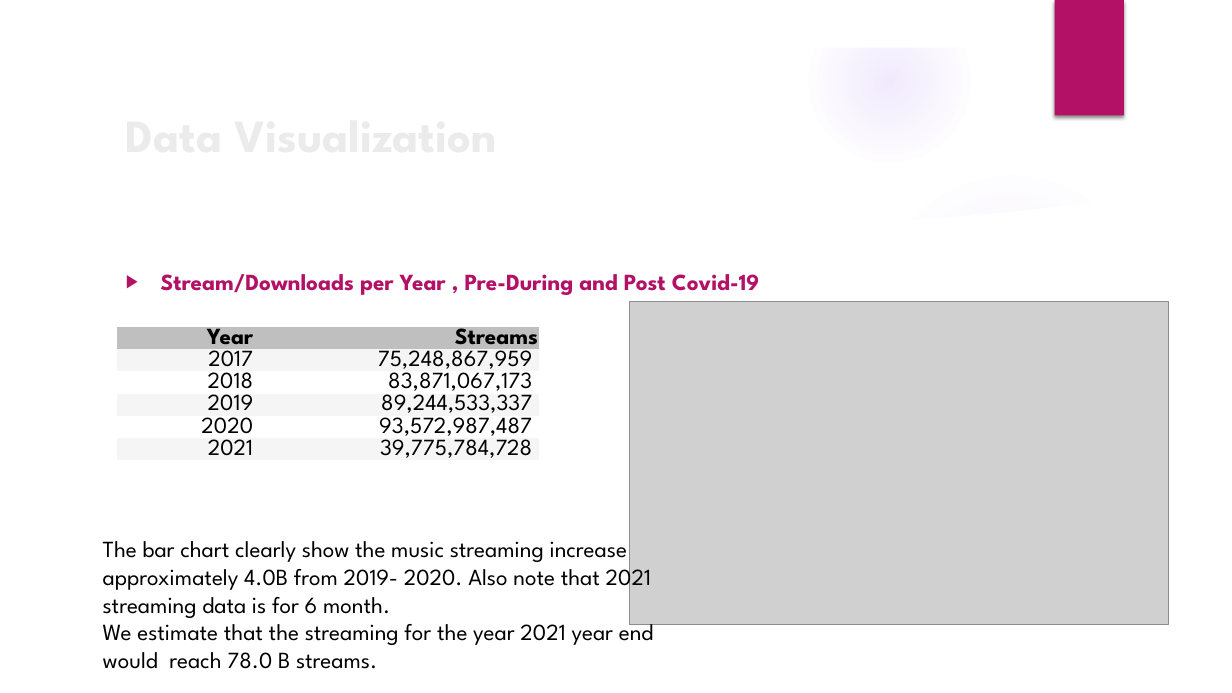
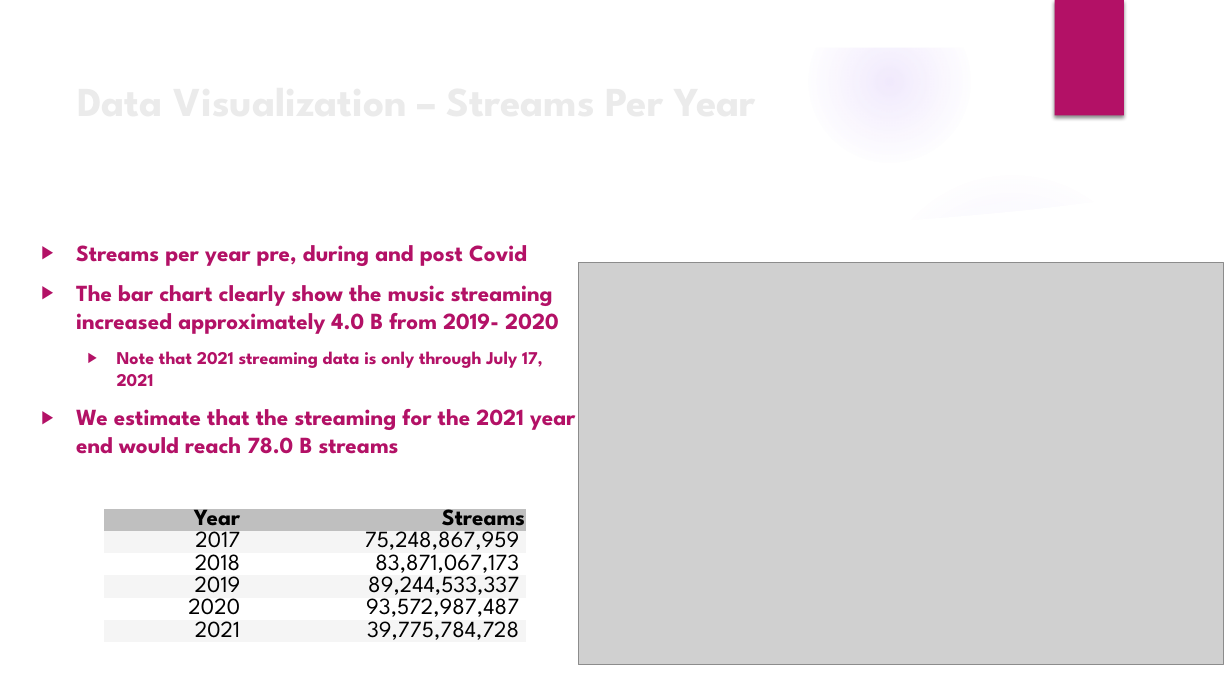
Before and after one commit to The-Music-Notes/Music_Data, a slide deck: slide 12 of Music Notes 2024.pptx. Drawn at 1232x693 pixels with LibreOffice and Linux fonts; fonts in the diff are those of the drawing; grey boxes stand for pictures; background and template pictures are left out. Boxes give left, top, right and bottom in pixels: in the first picture for what was removed or moved away, otherwise in the second. Text is boxed around its words. In the diff, an @@ line names an element or a change of style, - is before the commit and + after.

```diff
--- a/Music Notes 2024.pptx
+++ b/Music Notes 2024.pptx
@@ text at [76,245,575,454]: text changed @@
-▶ Stream/Downloads per Year , Pre-During and Post Covid-19
+▶ Streams per year pre, during and post Covid
+▶ The bar chart clearly show the music streaming increased approximately 4.0 B from 2019- 2020
+  ▶ Note that 2021 streaming data is only through July 17, 2021
+▶ We estimate that the streaming for the 2021 year end would reach 78.0 B streams
@@ picture: place and size @@
-picture at [629,301,1168,625]
+picture at [579,262,1224,665]
@@ table: place and size @@
-table at [116,327,539,673]
+table at [104,508,526,680]
@@ title at [442,502,525,532]: text changed; size 36 to 32 pt @@
-Data Visualization
+Data Visualization – Streams Per Year
@@ text removed at [103,541,654,669] @@
-The bar chart clearly show the music streaming increase approximately 4.0B from 2019- 2020. Also note that 2021 streaming data is for 6 month.
-We estimate that the streaming for the year 2021 year end would reach 78.0 B streams.
```
Also in this commit, not shown: 13 other slides changed, 1 slide added, 1 slide removed, 1 other file.
